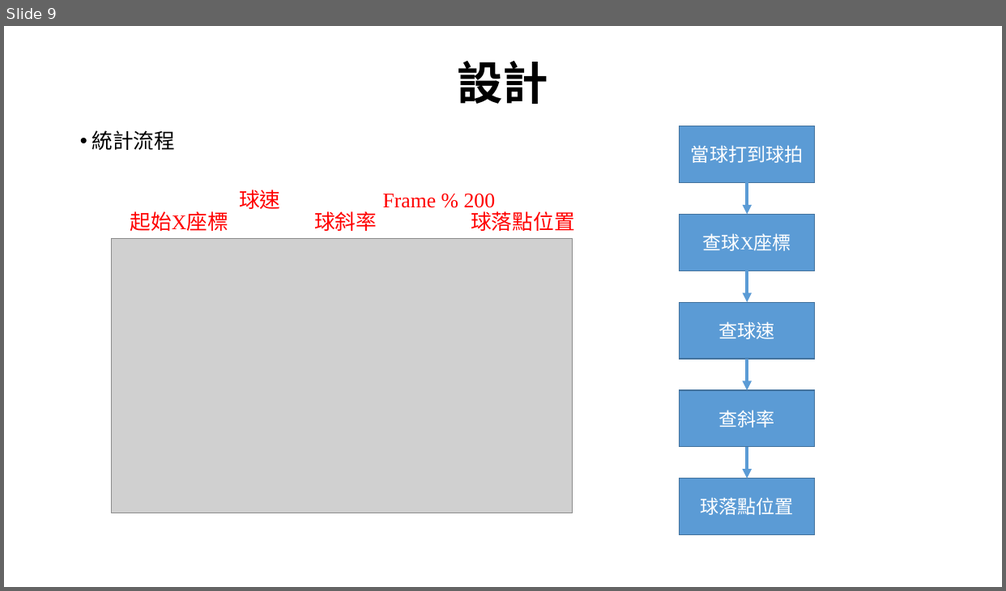
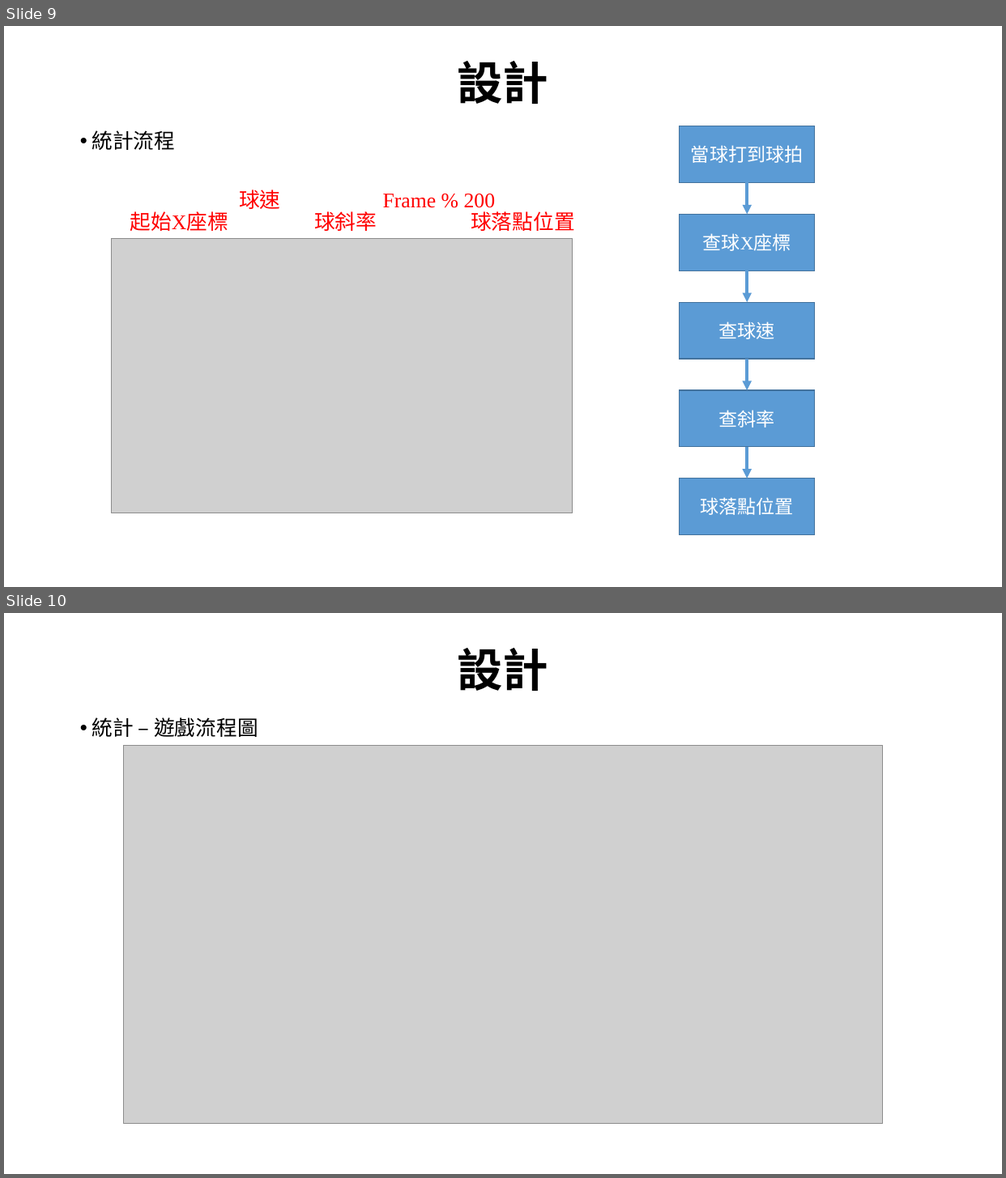
Before and after one commit to HsuTengHsiung/mechine-learning, a slide deck: HW7/機器學習-pingpong.pptx. Shown one above the other, each under a label of ours: slide 9 before the commit, slides 9 and 10 after it. The pictures are 1006x591 and 1006x1178 pixels, drawn with LibreOffice and Linux fonts; fonts in the diff are those of the drawing; grey boxes stand for pictures; background and template pictures are left out. Boxes give left, top, right and bottom in pixels: in the first picture for what was removed or moved away, otherwise in the second. Text is boxed around its words. In the diff, an @@ line names an element or a change of style, - is before the commit and + after.

```diff
--- a/HW7/機器學習-pingpong.pptx
+++ b/HW7/機器學習-pingpong.pptx
@@ slide 10 added at [4, 613, 1002, 1174], background #FFFFFF @@
@@ title added at [457, 648, 548, 691], 44 pt, text #000000, bold @@
+設計
@@ text added at [91, 717, 258, 737], 20 pt, text #000000 @@
+• 統計 – 遊戲流程圖
@@ picture added at [124, 745, 882, 1123] @@
```
Also in this commit, not shown: 1 slide changed.
